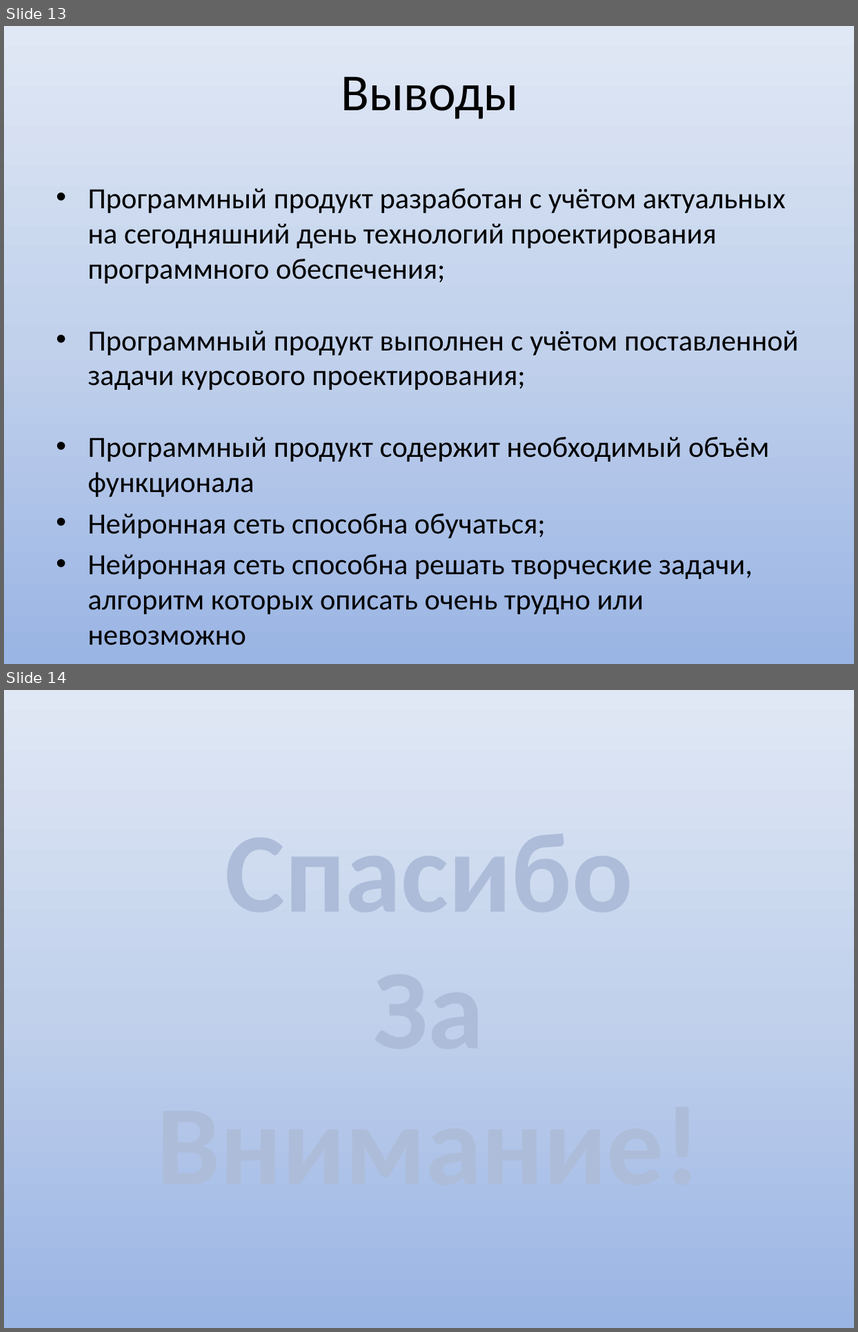
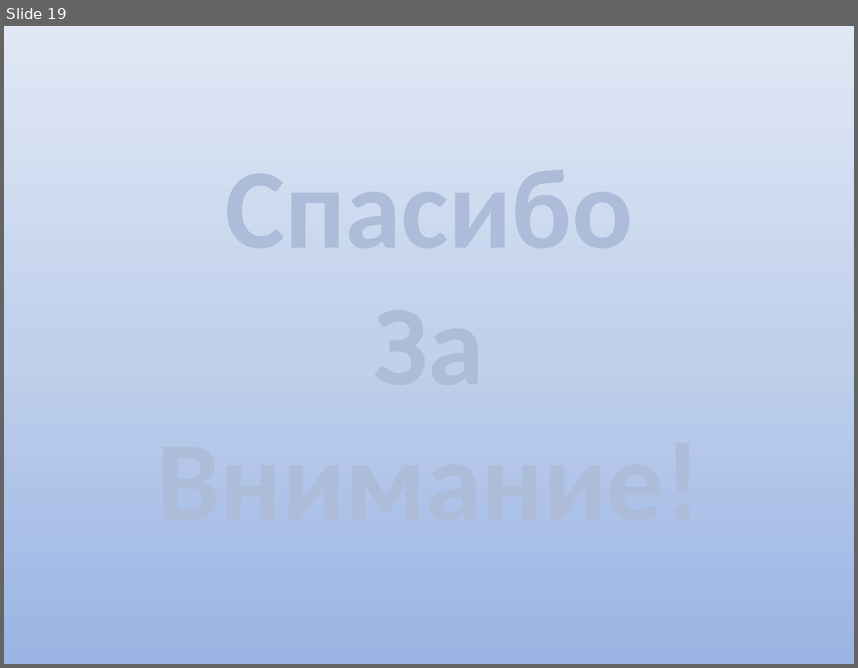
Before and after one commit to Val2302/CADInfo, a slide deck: doc/Prezent.pptx. Shown one above the other, each under a label of ours: slides 13 and 14 before the commit, slide 19 after it. The pictures are 858x1332 and 858x668 pixels, drawn with LibreOffice and Linux fonts; fonts in the diff are those of the drawing. Boxes give left, top, right and bottom in pixels: in the first picture for what was removed or moved away, otherwise in the second. Text is boxed around its words. In the diff, an @@ line names an element or a change of style, - is before the commit and + after.

```diff
--- a/doc/Prezent.pptx
+++ b/doc/Prezent.pptx
@@ slide 13 removed at bbox=[4, 26, 854, 664], background gradient #9AB5E4 to #C2D1ED to #E1E8F5 @@
@@ title removed at bbox=[341, 76, 519, 119] @@
-Выводы
@@ text removed at bbox=[88, 188, 799, 645] @@
-• Программный продукт разработан с учётом актуальных на сегодняшний день технологий проектирования программного обеспечения;
-• Программный продукт выполнен с учётом поставленной задачи курсового проектирования;
-• Программный продукт содержит необходимый объём функционала
-• Нейронная сеть способна обучаться;
-• Нейронная сеть способна решать творческие задачи, алгоритм которых описать очень трудно или невозможно
@@ what was slide 14 is now slide 19 @@
```
Also in this commit, not shown: 1 slide changed, 16 slides added, 10 other slides removed, 5 other files.
